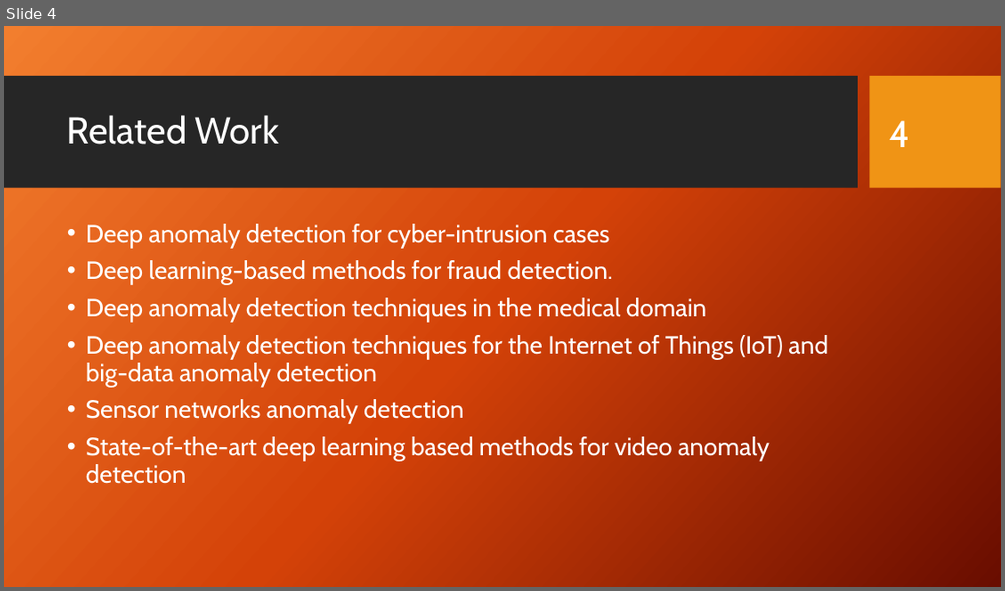
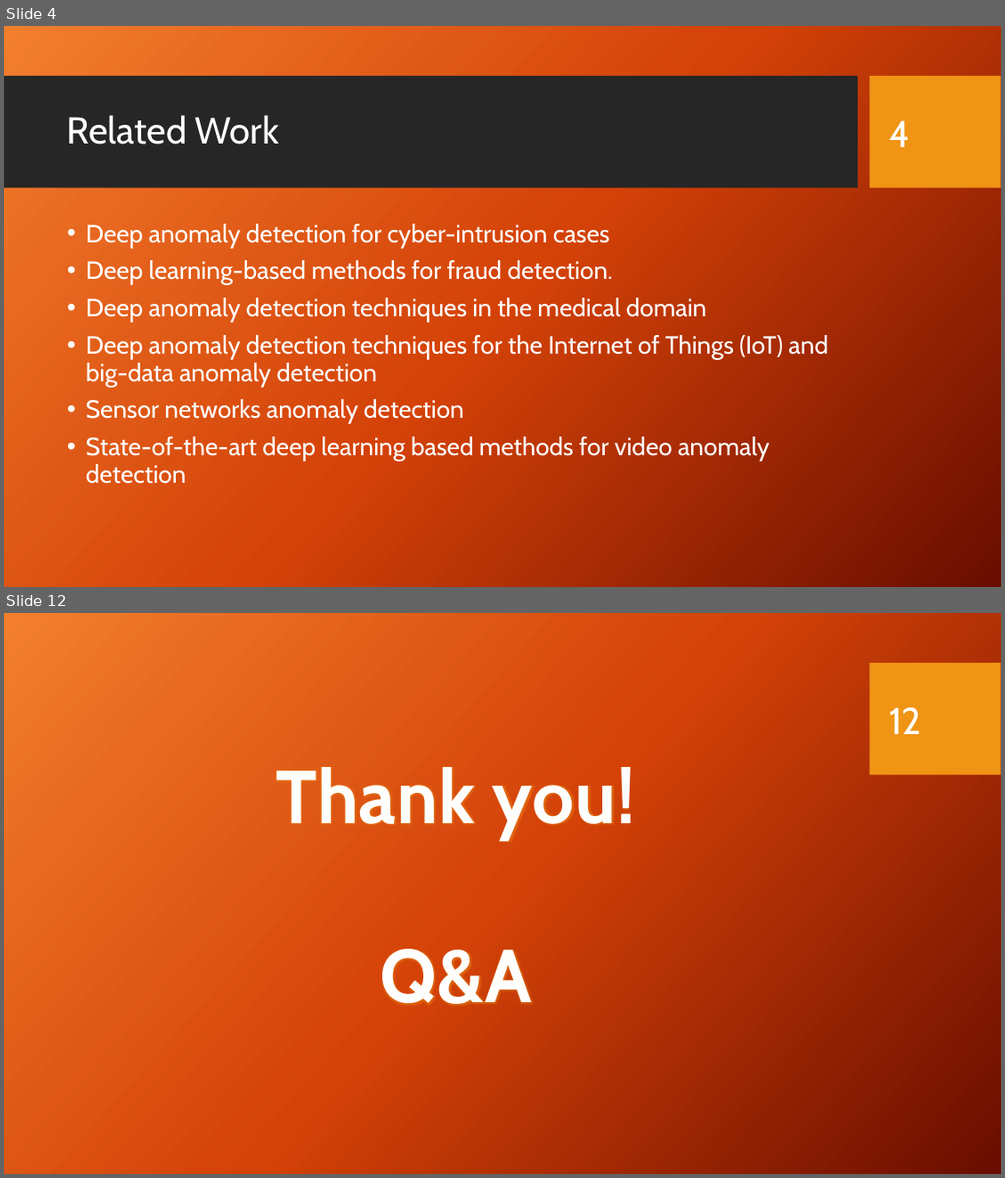
Before and after one commit to Gci04/AnomalyDetectionAMLProject, a slide deck: AD_presentation.pptx. Shown one above the other, each under a label of ours: slide 4 before the commit, slides 4 and 12 after it; the slides between them are not shown. The pictures are 1005x591 and 1005x1178 pixels, drawn with LibreOffice and Linux fonts; fonts in the diff are those of the drawing; background and template pictures are left out. Boxes give left, top, right and bottom in pixels: in the first picture for what was removed or moved away, otherwise in the second. Text is boxed around its words. In the diff, an @@ line names an element or a change of style, - is before the commit and + after.

```diff
--- a/AD_presentation.pptx
+++ b/AD_presentation.pptx
@@ slide 12 added at box(4, 613, 1001, 1174), background picture (left out); not listed: 1 template element that a slide beside it also shows @@
@@ page number added at box(889, 707, 922, 734), 36 pt, text #FFFFFF @@
+12
@@ text added at box(276, 767, 635, 1004), 72 pt, text #FEFEFE, bold @@
+Thank you!
+Q&A
```
Also in this commit, not shown: 6 slides changed, 1 other slide added, 1 slide removed, 1 other file.
